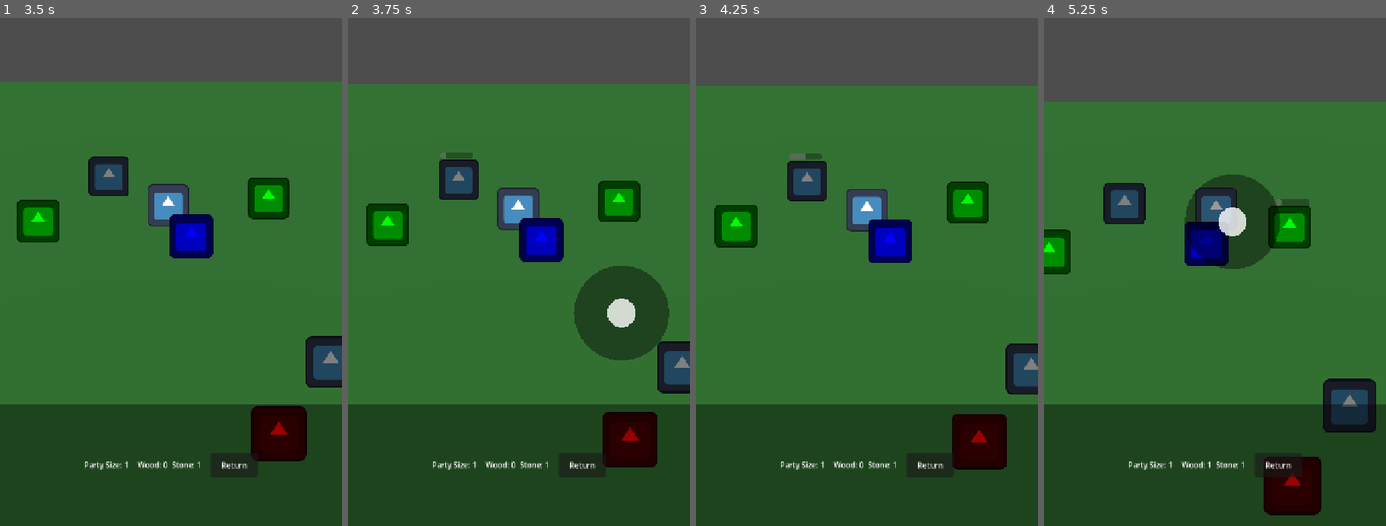
Above: before the commit, frames 1-4 (left to right).
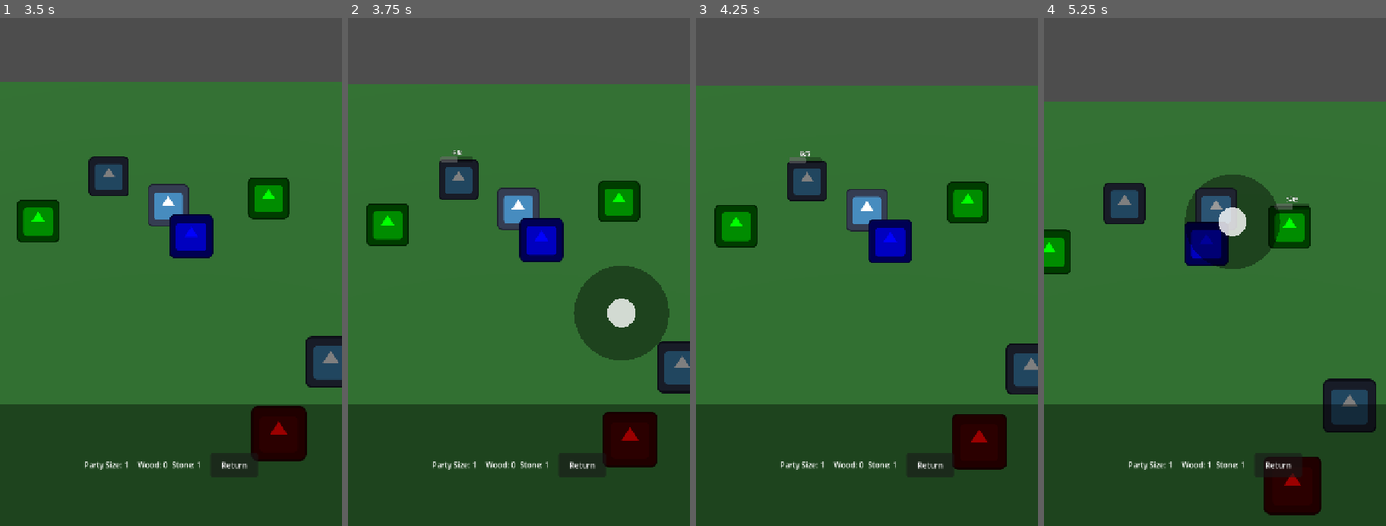
Above: after the commit, the same moments.

Repository: Usobanana/antigravity-prototype_TOH
Game: Godot game, scene res://scenes/levels/Field.tscn
Two runs of this game, one before a commit and one after it. Both use one fixed random seed, a clock stepped at 60 frames per second and the inputs below. The engine's default icon, where the game draws it, is replaced by a stand-in: a white triangle on a blue panel in a dark square.
Inputs (mouse positions are in pixels of both pictures, inside the frame that each line leads up to):
- Up to frame 1 (3.5 s): drag from (171, 221) to (205, 89) at 0.52 s; drag from (102, 251) to (153, 343) at 1.27 s; move the mouse to (205, 89) at 2.02 s; click (205, 89) at 2.17 s; tap Enter at 2.75 s; drag from (153, 343) to (68, 129) at 2.77 s
- Up to frame 2 (3.75 s): move the mouse to (621, 312) at 3.52 s; click (621, 312) at 3.67 s
- Up to frame 3 (4.25 s): no input
- Up to frame 4 (5.25 s): drag from (1112, 129) to (1163, 68) at 4.27 s; move the mouse to (1232, 221) at 5.02 s; click (1232, 221) at 5.17 s

Frame 1 is identical in both runs. In frame 2, 0.1% of the frame differs, in the area x 26-37%, y 26-29%; in frame 3, 0.1%; in frame 4, 0.1%, in the area x 67-78%, y 35-38%.

Commit message:
Fix UI issues and overlapping progress bars

Diff:
--- a/antigravity-prototype-toh/scenes/objects/Facility.tscn
+++ b/antigravity-prototype-toh/scenes/objects/Facility.tscn
@@ -11,6 +11,7 @@
 script = ExtResource("1_fac")
 
 [node name="CollisionShape3D" type="CollisionShape3D" parent="."]
+transform = Transform3D(1, 0, 0, 0, 1, 0, 0, 0, 1, 0, 0.5, 0)
 shape = SubResource("CylinderShape3D_fac")
 
 [node name="Sprite3D" type="Sprite3D" parent="."]
--- a/antigravity-prototype-toh/scenes/ui/GatherProgress.tscn
+++ b/antigravity-prototype-toh/scenes/ui/GatherProgress.tscn
@@ -10,21 +10,26 @@
 
 [node name="SubViewport" type="SubViewport" parent="."]
 transparent_bg = true
-size = Vector2i(100, 20)
+size = Vector2i(100, 40)
 
-[node name="ProgressBar" type="ProgressBar" parent="SubViewport"]
-custom_minimum_size = Vector2(100, 20)
-anchors_preset = 8
-anchor_left = 0.5
-anchor_top = 0.5
-anchor_right = 0.5
-anchor_bottom = 0.5
-offset_left = -50.0
-offset_top = -10.0
-offset_right = 50.0
-offset_bottom = 10.0
+[node name="VBoxContainer" type="VBoxContainer" parent="SubViewport"]
+anchors_preset = 15
+anchor_right = 1.0
+anchor_bottom = 1.0
 grow_horizontal = 2
 grow_vertical = 2
+theme_override_constants/separation = 0
+alignment = 1
+
+[node name="Label" type="Label" parent="SubViewport/VBoxContainer"]
+layout_mode = 2
+text = "採取"
+horizontal_alignment = 1
+vertical_alignment = 1
+
+[node name="ProgressBar" type="ProgressBar" parent="SubViewport/VBoxContainer"]
+custom_minimum_size = Vector2(100, 20)
+layout_mode = 2
 max_value = 1.0
 value = 0.5
 show_percentage = false
--- a/antigravity-prototype-toh/scripts/components/player.gd
+++ b/antigravity-prototype-toh/scripts/components/player.gd
@@ -85,8 +85,10 @@
 func _clear_ui_markers() -> void:
 	if is_instance_valid(active_marker):
 		active_marker.queue_free()
+		active_marker = null
 	if is_instance_valid(active_progress):
 		active_progress.queue_free()
+		active_progress = null
 
 func _update_state(delta: float = 0.0) -> void:
 	match current_state:
@@ -126,6 +128,9 @@
 				if not is_instance_valid(active_progress):
 					active_progress = GatherProgressScene.instantiate()
 					target.add_child(active_progress)
+					# 追加：対象が変わったら古いマーカーを消すため、ここで初期化
+					var pbar = active_progress.get_node("SubViewport/ProgressBar")
+					if pbar: pbar.value = 0
 
 				gather_timer -= delta
 
